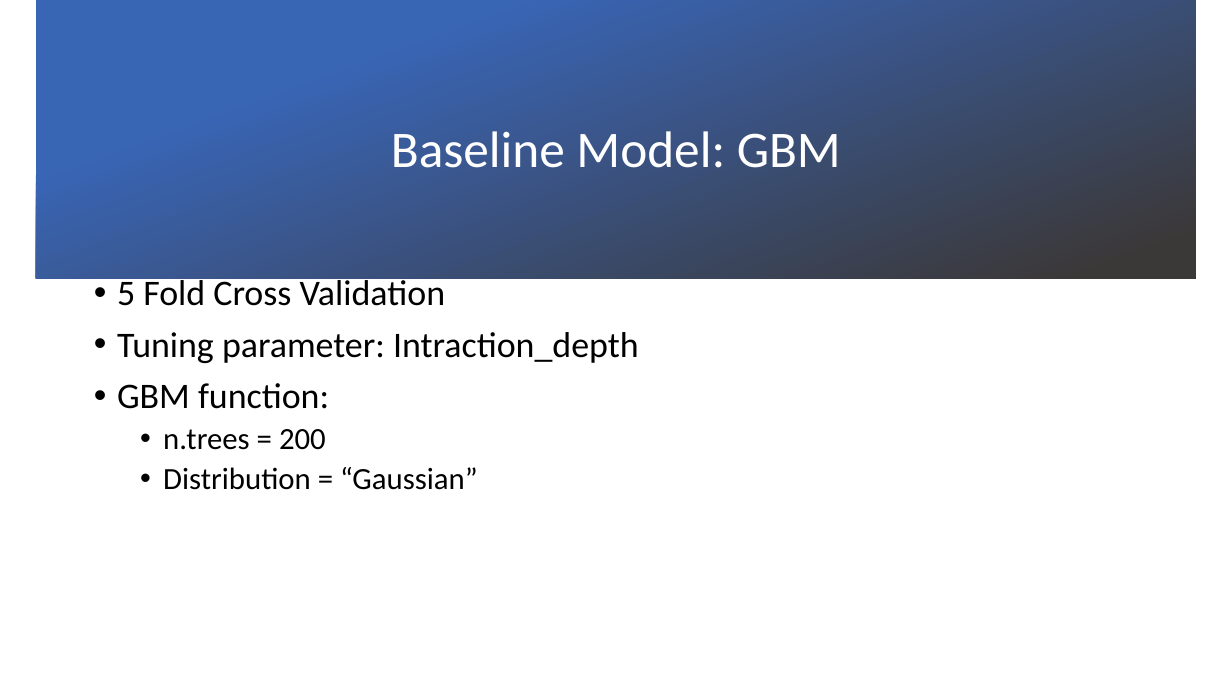
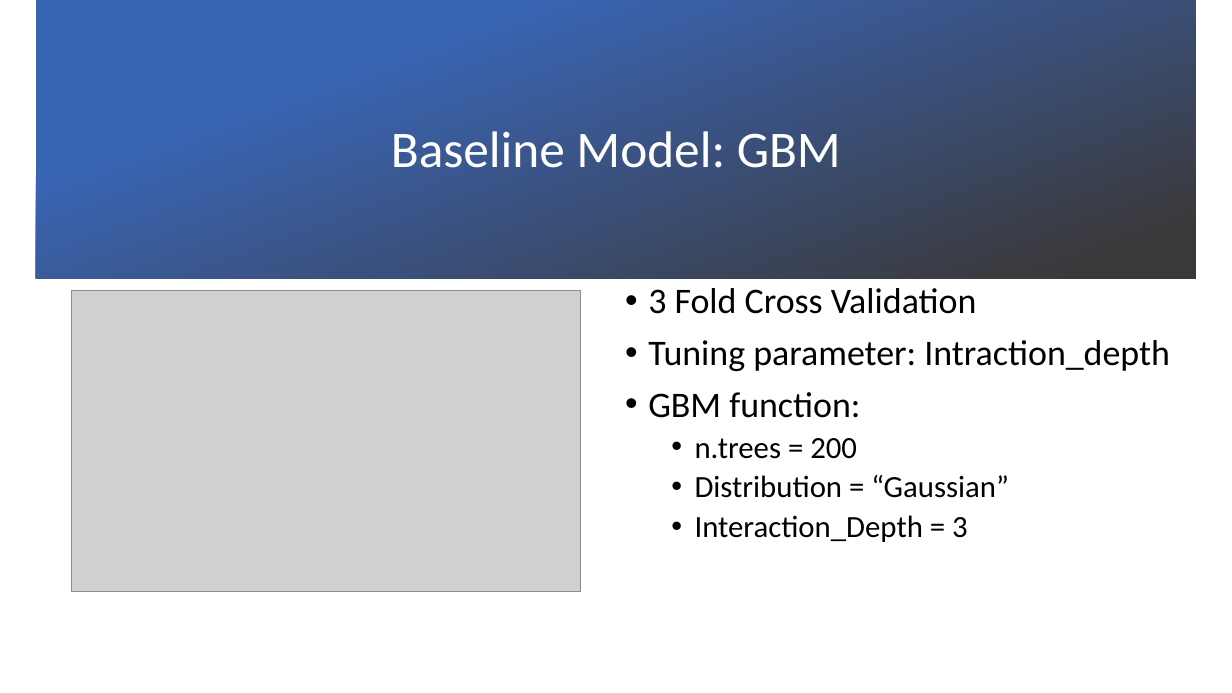
Before and after one commit to TZstatsADS/Spring2019-Proj3-grp11, a slide deck: slide 5 of doc/Presentation/PPT Yiyang Zeng.pptx. Drawn at 1232x693 pixels with LibreOffice and Linux fonts; fonts in the diff are those of the drawing; grey boxes stand for pictures; background and template pictures are left out. Boxes give left, top, right and bottom in pixels: in the first picture for what was removed or moved away, otherwise in the second. Text is boxed around its words. In the diff, an @@ line names an element or a change of style, - is before the commit and + after.

Commit message:
baseline & presentation

```diff
--- a/doc/Presentation/PPT Yiyang Zeng.pptx
+++ b/doc/Presentation/PPT Yiyang Zeng.pptx
@@ picture added at bbox=[72, 290, 580, 592] @@
@@ text "3 Fold Cross Validation": place and size @@
-text "3 Fold Cross Validation" at bbox=[117, 275, 639, 490]
+text "3 Fold Cross Validation" at bbox=[648, 288, 1170, 542]
@@ text at bbox=[648, 288, 977, 314]: text changed @@
-• 5 Fold Cross Validation
+• 3 Fold Cross Validation
@@ text at bbox=[695, 515, 968, 542]: paragraph added @@
+  • Interaction_Depth = 3
```
Also in this commit, not shown: 3 other slides changed, 2 other files.
